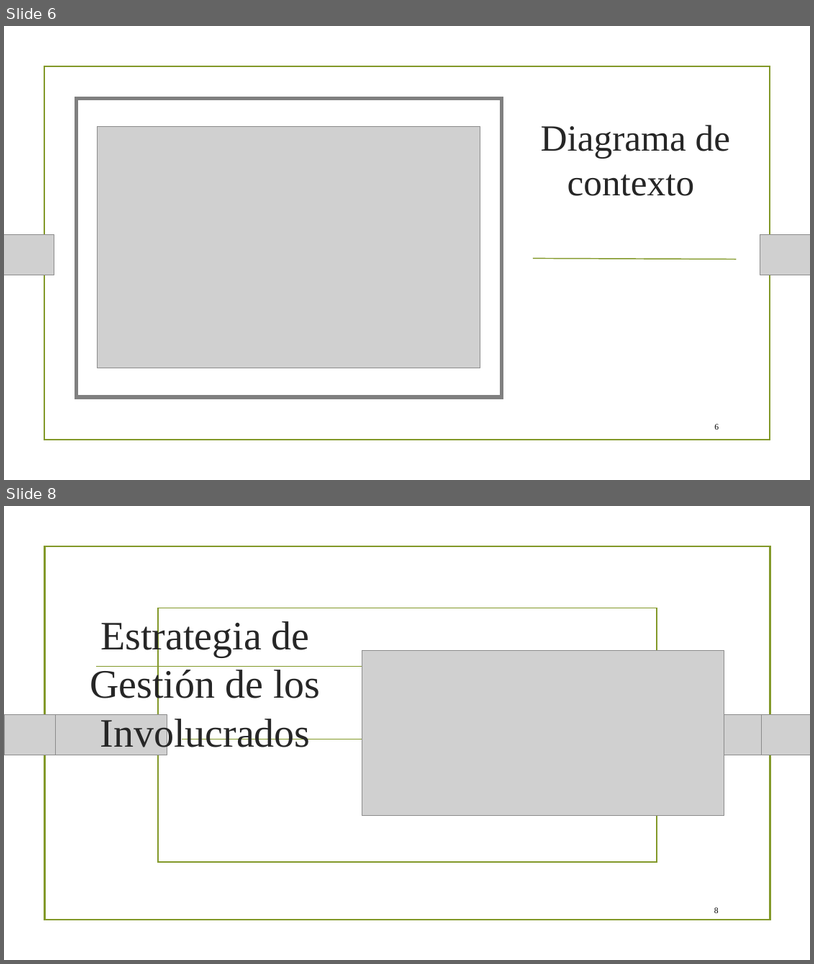
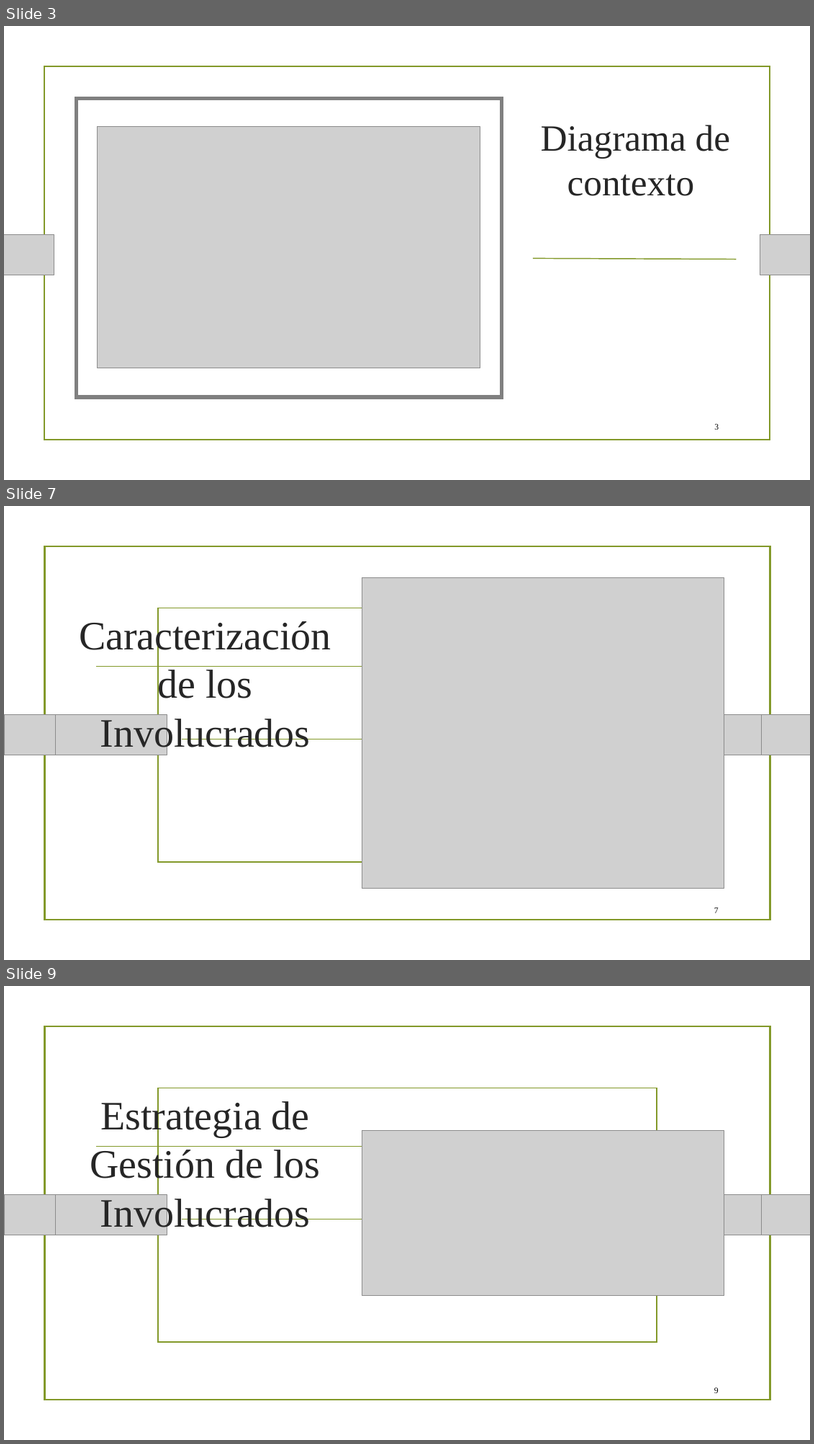
Before and after one commit to Angeloib98/BIATRONIC, a slide deck: Presentación Semana 2.pptx. Shown one above the other, each under a label of ours: slides 6 and 8 before the commit, slides 3, 7 and 9 after it; the slides between them are not shown. The pictures are 814x964 and 814x1444 pixels, drawn with LibreOffice and Linux fonts; fonts in the diff are those of the drawing; grey boxes stand for pictures; background and template pictures are left out. Boxes give left, top, right and bottom in pixels: in the first picture for what was removed or moved away, otherwise in the second. Text is boxed around its words. In the diff, an @@ line names an element or a change of style, - is before the commit and + after.

```diff
--- a/Presentación Semana 2.pptx
+++ b/Presentación Semana 2.pptx
@@ slide 7 added at [4, 506, 810, 960], background picture (left out); not listed: 2 template elements that a slide beside it also shows @@
@@ rectangle added at [45, 546, 771, 920], outline #83992A 1.25 pt @@
@@ picture added at [363, 577, 725, 888] @@
@@ rectangle added at [158, 608, 657, 862], outline #83992A 1.25 pt @@
@@ title added at [79, 618, 332, 754], 48 pt, text #262626 @@
+Caracterización de los Involucrados
@@ picture added at [4, 714, 167, 754] @@
@@ picture added at [4, 715, 55, 754] @@
@@ picture added at [648, 714, 810, 754] @@
@@ picture added at [761, 715, 810, 754] @@
@@ line added from (182, 739) to (633, 739), #83992A 1.25 pt @@
@@ page number added at [715, 907, 719, 913], 10 pt, text #000000 @@
+7
@@ what was slide 6 is now slide 3 @@
@@ page number at [715, 423, 719, 429]: text changed @@
-6
+3
@@ what was slide 8 is now slide 9 @@
@@ page number at [715, 1387, 719, 1393]: text changed @@
-8
+9
```
Also in this commit, not shown: 6 slides changed, 5 other slides added, 2 slides removed.
